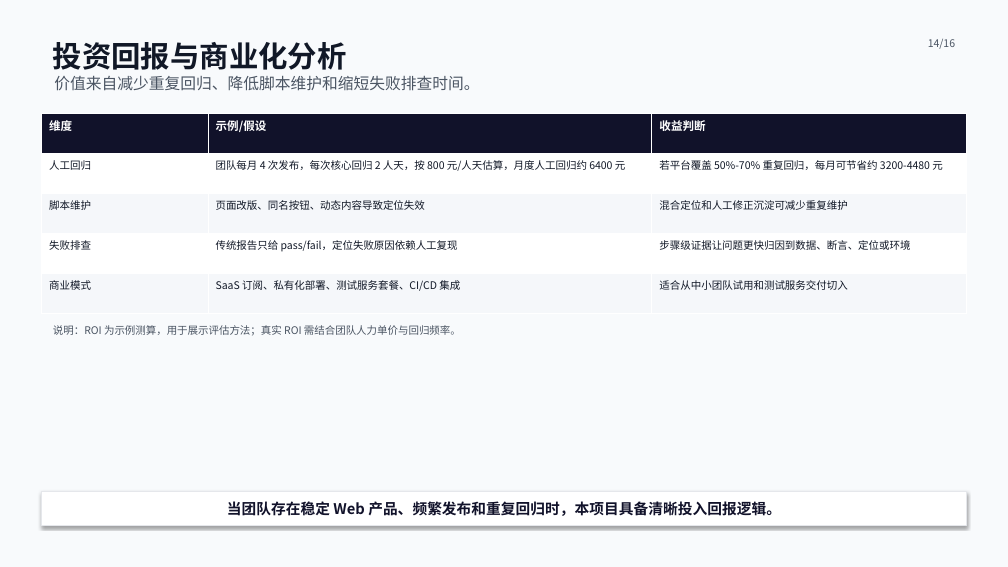
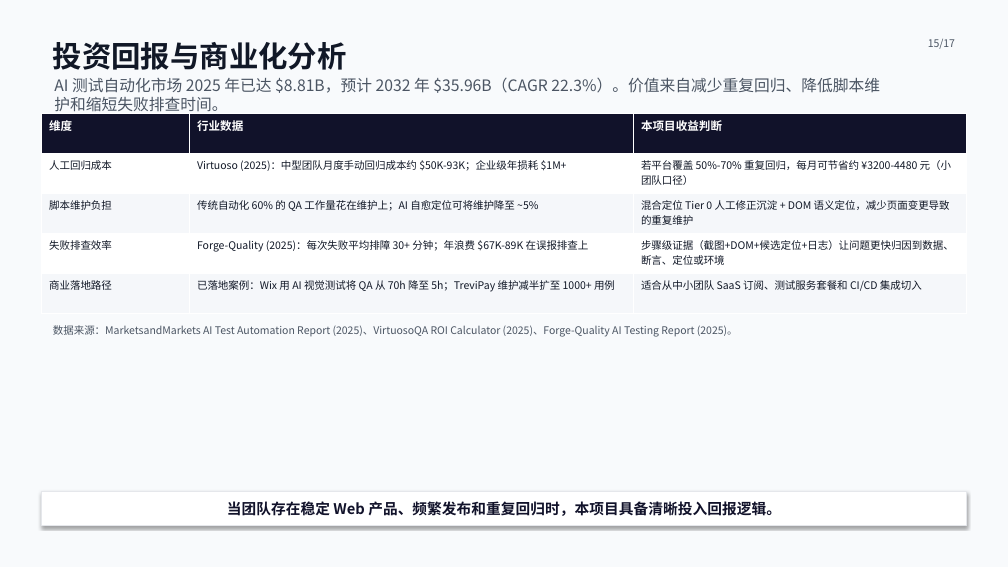
Before and after one commit to Asukadaisiki/AI_Web_Testing, a slide deck: slide 15 of decks/ai-web-testing-review/build/ai-web-testing-v4.pptx (slide 14 before the commit). Drawn at 1008x567 pixels with LibreOffice and Linux fonts; fonts in the diff are those of the drawing. Boxes give left, top, right and bottom in pixels: in the first picture for what was removed or moved away, otherwise in the second. Text is boxed around its words. In the diff, an @@ line names an element or a change of style, - is before the commit and + after.

```diff
--- a/decks/ai-web-testing-review/build/ai-web-testing-v4.pptx
+++ b/decks/ai-web-testing-review/build/ai-web-testing-v4.pptx
@@ text at (x1=928, y1=39, x2=955, y2=49): text changed @@
-14/16
+15/17
@@ text at (x1=54, y1=78, x2=880, y2=115): text changed @@
-价值来自减少重复回归、降低脚本维护和缩短失败排查时间。
+AI 测试自动化市场 2025 年已达 $8.81B，预计 2032 年 $35.96B（CAGR 22.3%）。价值来自减少重复回归、降低脚本维护和缩短失败排查时间。
@@ table at (x1=42, y1=113, x2=966, y2=314) @@
-row 1, column 2: 示例/假设
+row 1, column 2: 行业数据
-row 1, column 3: 收益判断
+row 1, column 3: 本项目收益判断
-row 2: 人工回归 | 团队每月 4 次发布，每次核心回归 2 人天，按 800 元/人天估算，月度人工回归约 6400 元 | 若平台覆盖 50%-70% 重复回归，每月可节省约 3200-4480 元
+row 2: 人工回归成本 | Virtuoso (2025)：中型团队月度手动回归成本约 $50K-93K；企业级年损耗 $1M+ | 若平台覆盖 50%-70% 重复回归，每月可节省约 ¥3200-4480 元（小团队口径）
-row 3: 脚本维护 | 页面改版、同名按钮、动态内容导致定位失效 | 混合定位和人工修正沉淀可减少重复维护
+row 3: 脚本维护负担 | 传统自动化 60% 的 QA 工作量花在维护上；AI 自愈定位可将维护降至 ~5% | 混合定位 Tier 0 人工修正沉淀 + DOM 语义定位，减少页面变更导致的重复维护
-row 4: 失败排查 | 传统报告只给 pass/fail，定位失败原因依赖人工复现 | 步骤级证据让问题更快归因到数据、断言、定位或环境
+row 4: 失败排查效率 | Forge-Quality (2025)：每次失败平均排障 30+ 分钟；年浪费 $67K-89K 在误报排查上 | 步骤级证据（截图+DOM+候选定位+日志）让问题更快归因到数据、断言、定位或环境
-row 5: 商业模式 | SaaS 订阅、私有化部署、测试服务套餐、CI/CD 集成 | 适合从中小团队试用和测试服务交付切入
+row 5: 商业落地路径 | 已落地案例：Wix 用 AI 视觉测试将 QA 从 70h 降至 5h；TreviPay 维护减半扩至 1000+ 用例 | 适合从中小团队 SaaS 订阅、测试服务套餐和 CI/CD 集成切入
@@ text at (x1=53, y1=325, x2=738, y2=337): text changed @@
-说明：ROI 为示例测算，用于展示评估方法；真实 ROI 需结合团队人力单价与回归频率。
+数据来源：MarketsandMarkets AI Test Automation Report (2025)、VirtuosoQA ROI Calculator (2025)、Forge-Quality AI Testing Report (2025)。
```
Also in this commit, not shown: 15 other slides changed, 1 slide added, 2 other files.
